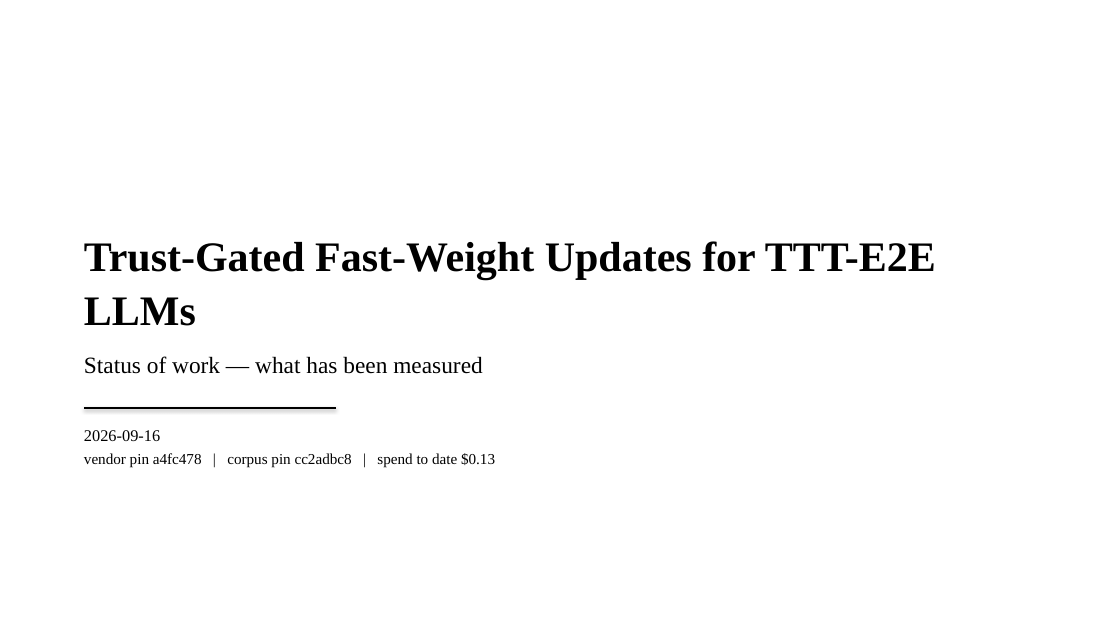
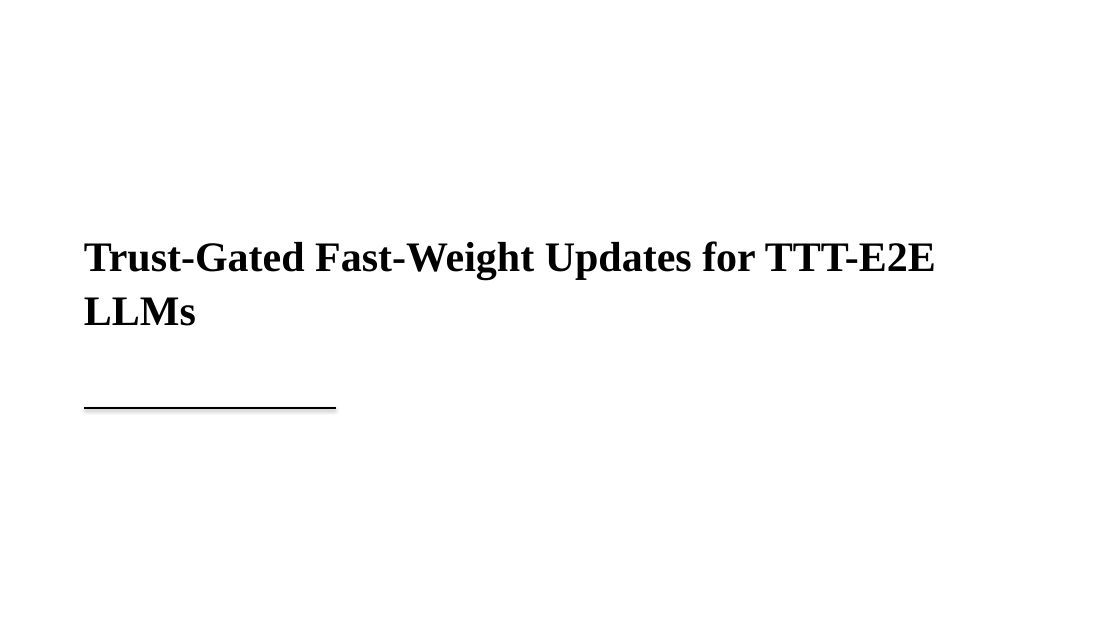
Before and after one commit to Deep-Learning-130/Trust-Gated-Fast-Weight-Updates-for-TTT-E2E-LLMs, a slide deck: slide 1 of docs/review/TrustGate_Results_2026-09-16.pptx. Drawn at 1120x630 pixels with LibreOffice and Linux fonts; fonts in the diff are those of the drawing. Boxes give left, top, right and bottom in pixels: in the first picture for what was removed or moved away, otherwise in the second. Text is boxed around its words. In the diff, an @@ line names an element or a change of style, - is before the commit and + after.

```diff
--- a/docs/review/TrustGate_Results_2026-09-16.pptx
+++ b/docs/review/TrustGate_Results_2026-09-16.pptx
@@ text "Trust-Gated Fast-Weight Updates for TTT-E2E ..." at [84, 241, 936, 326]: less space between paragraphs @@
@@ text at [84, 356, 482, 374]: paragraph removed @@
-Status of work — what has been measured
@@ text removed at [84, 430, 495, 468] @@
-2026-09-16
-vendor pin a4fc478 | corpus pin cc2adbc8 | spend to date $0.13
```
Also in this commit, not shown: 13 slides added, 9 slides removed, 3 other files.
